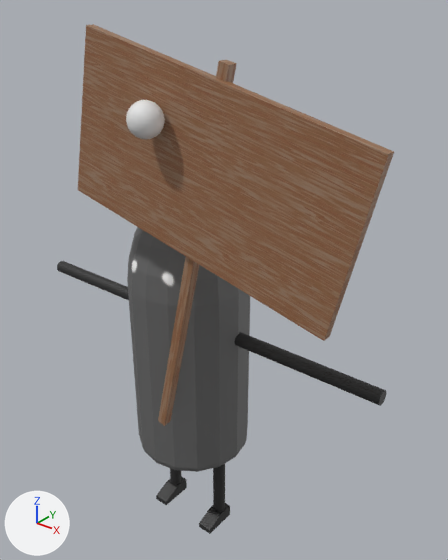
Two versions of the FBX model data/model/player/fbx/signBoardPlayer.fbx, one commit apart.
The view is the same before and after, from a 50 mm camera at (2.74, -3.02, 4.16) aimed at (0.23, 0.11, 2.22). The lights are fixed; the arrows at lower left show +X, +Y and +Z.

Objects in the first picture: 'Panel', 'body', 'display'.
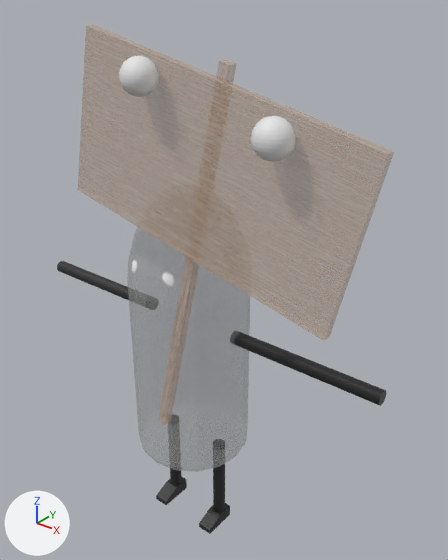
Where the change shows, as pixel boxes [x1, y1, x2, y2] in the pictures (448 x 560 px):
'Panel', surface changed (brown to grey): [78, 24, 394, 426] in both
'display', moved: before [126, 100, 165, 139]; after [119, 56, 159, 97]
'display2', added: after [251, 116, 296, 162]

What changed in the scene script:
```text
Change img_panel_tex_png:
    img_panel_tex_png: load_image('Panel_Tex.png', '../texture/Panel_Tex.png', 2048, 2048, 'sRGB') -> load_image('Panel_Tex.png', '../texture/Panel_Tex.png', 2048, 2048, 'Non-Color')
Change img_elongatedface_png:
    img_elongatedface_png: load_image('elongatedFace.png', '../texture/elongatedFace.png', 1024, 1024, 'sRGB') -> load_image('elongatedFace.png', '../texture/elongatedFace.png', 1024, 1024, 'Non-Color')
Change mat_kanban:
    add n3 = _N.new('ShaderNodeTexImage'); n3.name = 'Image Texture.001'
    add n3.image = img_panel_tex_png
    where n0 = _N.new('ShaderNodeBsdfPrincipled'); n0.name = 'Principled BSDF'
    add _L.new(n3.outputs[0], n0.inputs[4])  # 'Color' to 'Alpha'
Change mat_face:
    add n3 = _N.new('ShaderNodeTexImage'); n3.name = 'Image Texture.001'
    add n3.image = img_elongatedface_png
    where n0 = _N.new('ShaderNodeBsdfPrincipled'); n0.name = 'Principled BSDF'
    add _L.new(n3.outputs[0], n0.inputs[4])  # 'Color' to 'Alpha'
Change ob_display:
    ob_display.location: (0.365, -0.713, 3.498) -> (0.335, -0.713, 3.712)
Add ob_display2:
    ob_display2 = bpy.data.objects.new('display2', me_球_002.copy())  # the mesh of ob_display
    ob_display2.location = (1.171, -0.713, 3.514)
```
